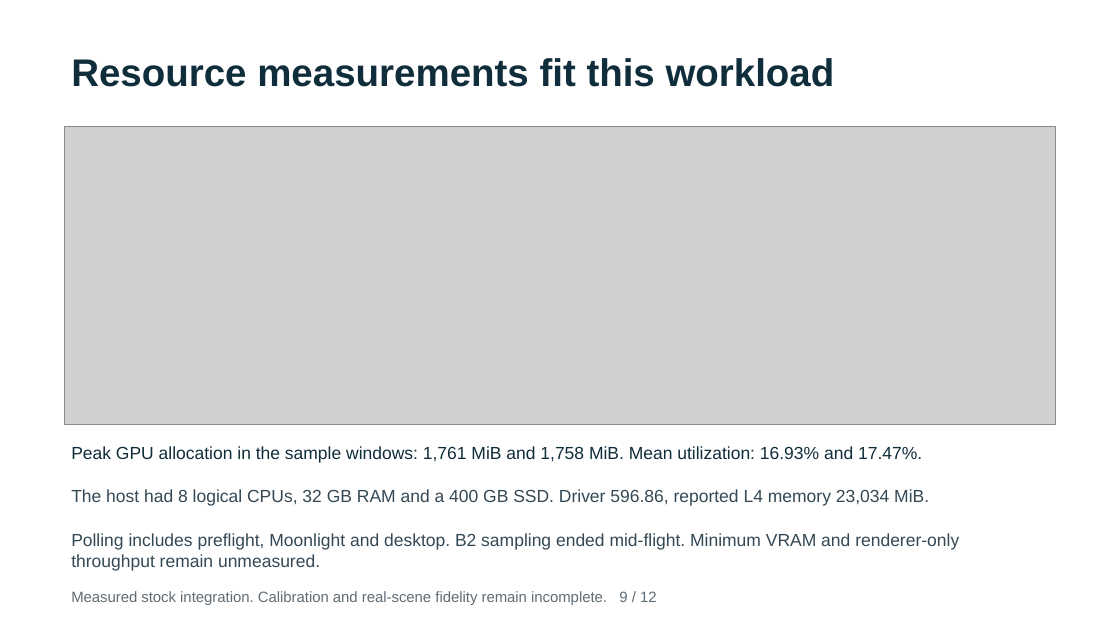
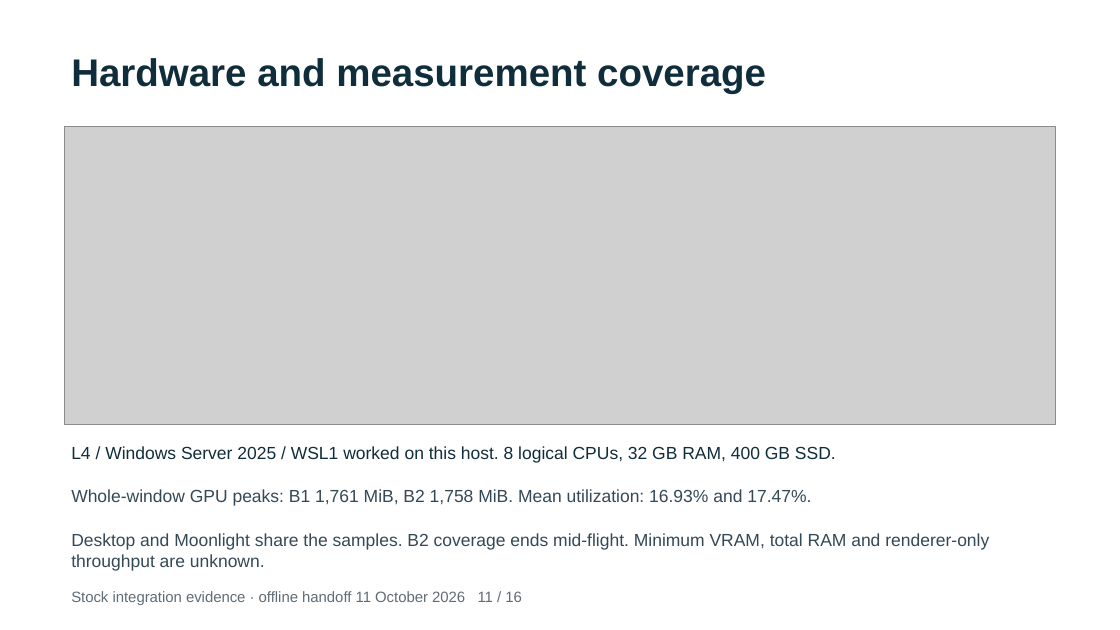
Before and after one commit to WorldExplored/R4R-Sims, a slide deck: slide 11 of results/rflysim/eval-20261010T215531Z/rflysim-evaluation.pptx (slide 9 before the commit). Drawn at 1120x630 pixels with LibreOffice and Linux fonts; fonts in the diff are those of the drawing; grey boxes stand for pictures. Boxes give left, top, right and bottom in pixels: in the first picture for what was removed or moved away, otherwise in the second. Text is boxed around its words. In the diff, an @@ line names an element or a change of style, - is before the commit and + after.

Commit message:
Complete RflySim component handoff and playable evidence

```diff
--- a/results/rflysim/eval-20261010T215531Z/rflysim-evaluation.pptx
+++ b/results/rflysim/eval-20261010T215531Z/rflysim-evaluation.pptx
@@ text at [71,58,766,94]: text changed @@
-Resource measurements fit this workload
+Hardware and measurement coverage
@@ text at [71,446,836,463]: text changed @@
-Peak GPU allocation in the sample windows: 1,761 MiB and 1,758 MiB. Mean utilization: 16.93% and 17.47%.
+L4 / Windows Server 2025 / WSL1 worked on this host. 8 logical CPUs, 32 GB RAM, 400 GB SSD.
@@ text at [71,489,811,506]: text changed @@
-The host had 8 logical CPUs, 32 GB RAM and a 400 GB SSD. Driver 596.86, reported L4 memory 23,034 MiB.
+Whole-window GPU peaks: B1 1,761 MiB, B2 1,758 MiB. Mean utilization: 16.93% and 17.47%.
@@ text at [71,533,989,571]: text changed @@
-Polling includes preflight, Moonlight and desktop. B2 sampling ended mid-flight. Minimum VRAM and renderer-only throughput remain unmeasured.
+Desktop and Moonlight share the samples. B2 coverage ends mid-flight. Minimum VRAM, total RAM and renderer-only throughput are unknown.
@@ text at [71,591,522,605]: text changed @@
-Measured stock integration. Calibration and real-scene fidelity remain incomplete. 9 / 12
+Stock integration evidence · offline handoff 11 October 2026 11 / 16
```
Also in this commit, not shown: 7 other slides changed, 8 slides added, 4 slides removed, 48 other files.
